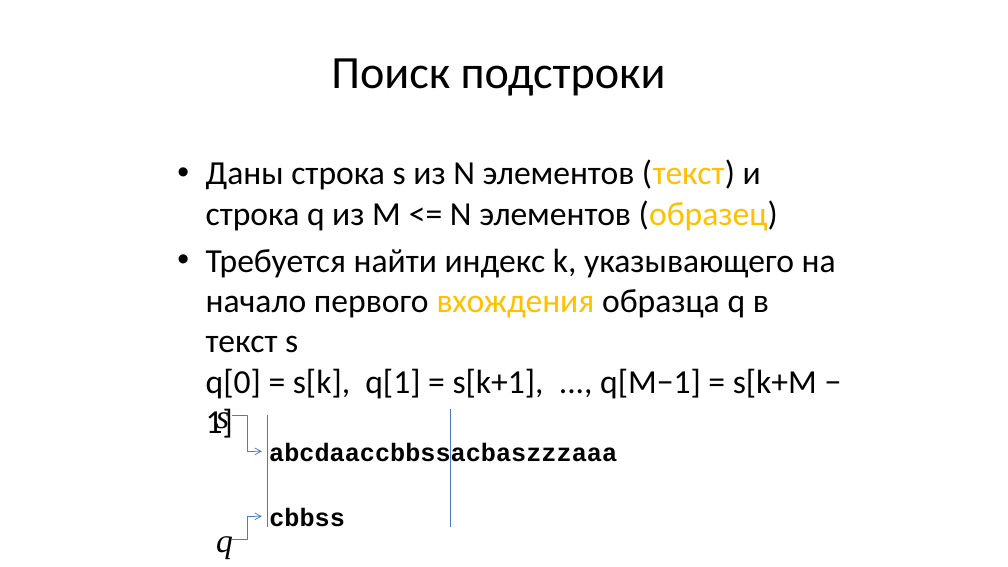
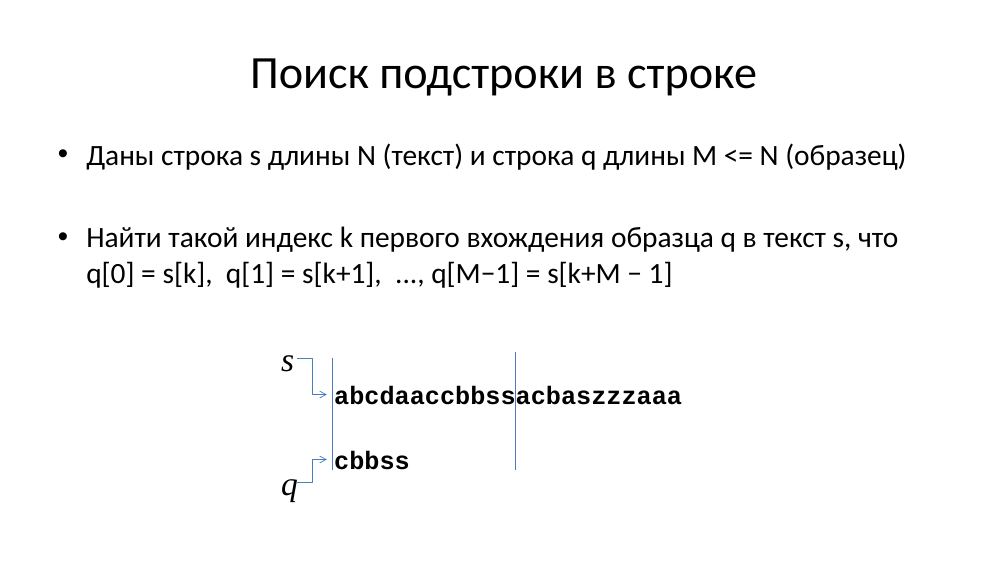
Before and after one commit to Evgueni-Petrov-aka-espetrov/Algorithms-and-Programming-in-C-pptx, a slide deck: slide 18 of 12 Алгоритмы поиска.pptx (slide 10 before the commit). Drawn at 1008x567 pixels with LibreOffice and Linux fonts; fonts in the diff are those of the drawing. Boxes give left, top, right and bottom in pixels: in the first picture for what was removed or moved away, otherwise in the second. Text is boxed around its words. In the diff, an @@ line names an element or a change of style, - is before the commit and + after.

```diff
--- a/12 Алгоритмы поиска.pptx
+++ b/12 Алгоритмы поиска.pptx
@@ title at (250, 58, 757, 96): text changed @@
-Поиск подстроки
+Поиск подстроки в строке
@@ text at (86, 143, 906, 288): text changed; size 32 to 28 pt @@
-• Даны строка s из N элементов (текст) и строка q из М <= N элементов (образец)
-• Требуется найти индекс k, указывающего на начало первого вхождения образца q в текст s
-  q[0] = s[k], q[1] = s[k+1], ..., q[M−1] = s[k+M − 1]
+• Даны строка s длины N (текст) и строка q длины М <= N (образец)
+• Найти такой индекс k первого вхождения образца q в текст s, что q[0] = s[k], q[1] = s[k+1], ..., q[M−1] = s[k+M − 1]
@@ 4 texts, 2 lines, 2 elbow arrows: place and size @@
-4 texts, 2 lines, 2 elbow arrows at (216, 408, 617, 558)
+4 texts, 2 lines, 2 elbow arrows at (281, 352, 682, 502)
```
Also in this commit, not shown: 19 other slides changed, 11 slides added, 3 slides removed.
